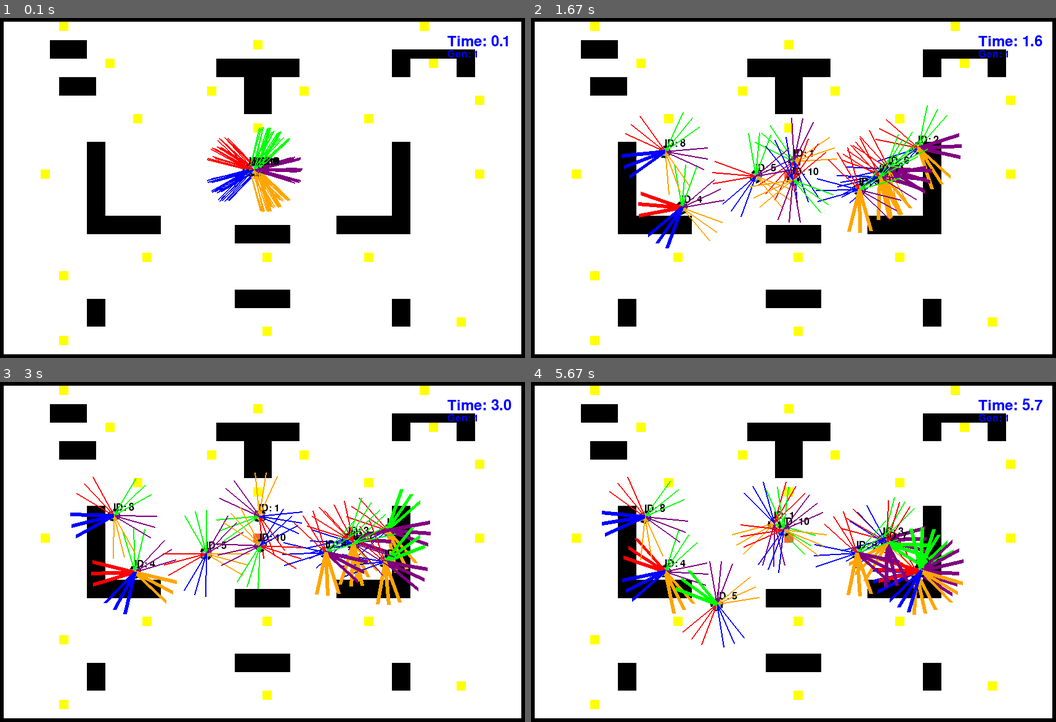
Above: before the commit, frames 1-4 (two rows, left to right).
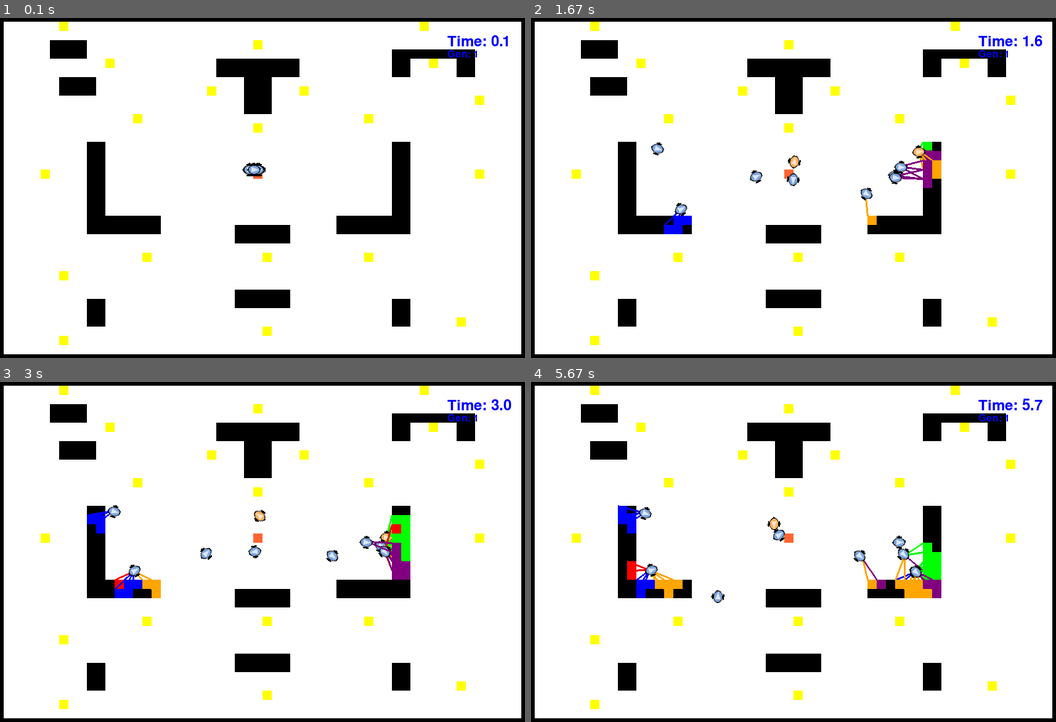
Above: after the commit, the same moments.

Repository: AnishJadoe/bioinspired
Game: pygame game, started from bioinspired/main.py
The game is run twice, just before and just after one commit, with the same random seed, the same clock (stepped at 60 frames per second) and the same inputs.
Inputs:
- Up to frame 1 (0.1 s): no input
- Up to frame 2 (1.67 s): no input
- Up to frame 3 (3 s): no input
- Up to frame 4 (5.67 s): no input

The runs differ from the first frame. In frame 1, 1.7% of the frame differs, in the area x 39-58%, y 32-58%; in frame 2, 5.1%; in frame 3, 5.8%; in frame 4, 6.2%, in the area x 13-83%, y 27-79%.

Commit message:
fixed slow running sim

Diff:
--- a/bioinspired/src/robot/robot.py
+++ b/bioinspired/src/robot/robot.py
@@ -79,8 +79,8 @@
             0,
             0,
         ]  # 1 tactile sensor (sensor[0]) and 5 ultrasound
-        self.sensor_range = 70
-        self.sensor_sweep = 15 # degrees
+        self.sensor_range = 45
+        self.sensor_sweep = 25 # degrees
         self.width = width
         self.length = width
         self.collision = 0
@@ -168,13 +168,12 @@
         world.blit(img,(self.x,self.y))
 
     def draw_robot(self,world, debug=False):
-        font = pygame.font.SysFont(None, 24)
         self.trans_img = pygame.transform.rotozoom(self.base_img,
                                                  math.degrees(-self.theta), 1)
         self.hitbox = self.trans_img.get_rect(center=(self.x, self.y))
-        img = font.render(f'ID: {self.id}', True, (0,0,0))
-        world.blit(img,(self.x,self.y-20))
         world.blit(self.trans_img, self.hitbox)
+        # img = font.render(f'ID: {self.id}', True, (0,0,0))
+        # world.blit(img,(self.x,self.y-20))
 
     def draw_robot_bb(self,world):
         pygame.draw.rect(world,RED,self.hitbox, width=1)
@@ -187,8 +186,8 @@
         # self.draw_visited_cells(world)
         # self.draw_robot_bb(world)
         #self.debug_token(world)
-        self.draw_sensor_orientation(world)
-        self.draw_sensor_activation(world)
+        # self.draw_sensor_orientation(world)
+        # self.draw_sensor_activation(world)
         # self.debug_theta(world)
         # self.draw_token(world)
 
@@ -204,31 +203,15 @@
                     relative_angle = calc_angle(v1,v2)
 
                     for i, sensor_angle in enumerate(self.sensor_spacing):
-
                         sensor_start = (sensor_angle - self.sensor_sweep)
                         sensor_end = (sensor_angle + self.sensor_sweep)
                         if sensor_start <= math.degrees(relative_angle) < sensor_end:
-                            # pygame.draw.rect(world_map.surf, SENSOR_COLORS[i], obstacle)
-                            # pygame.draw.line(world_map.surf,SENSOR_COLORS[i],(self.x,self.y),(obstacle.x,obstacle.y), width=3)
+                            pygame.draw.rect(world_map.surf, SENSOR_COLORS[i], obstacle)
+                            pygame.draw.line(world_map.surf,SENSOR_COLORS[i],(self.x,self.y),(obstacle.x,obstacle.y), width=3)
                             self.sensor[i + 1] = 1
                             break
 
             return
-
-
-    # def update_sensors(self, nearby_obstacles, world_map:WorldMap):
-    #     self.sensor = [0, 0, 0, 0, 0, 0]
-    #     start_point = (self.x,self.y)
-    #     sensors = [pygame.draw.line(world_map.surf,PURPLE,start_point,
-    #                         (self.x+math.cos(self.theta-math.radians(spacing))*self.sensor_range,
-    #                         self.y+math.sin(self.theta-math.radians(spacing))*self.sensor_range), width=3) for spacing in self.sensor_spacing]
-
-    #     for i in range(len(self.sensor)-1):
-    #         walls_near = sensors[i].collidelist(nearby_obstacles)
-    #         if walls_near > 0:
-    #             self.sensor[i+1] = 1
-    #     return
-
 
     def get_collision(self, nearby_obstacles):
         """Function to calculate whetere collisions between the walls and the agent have occured
